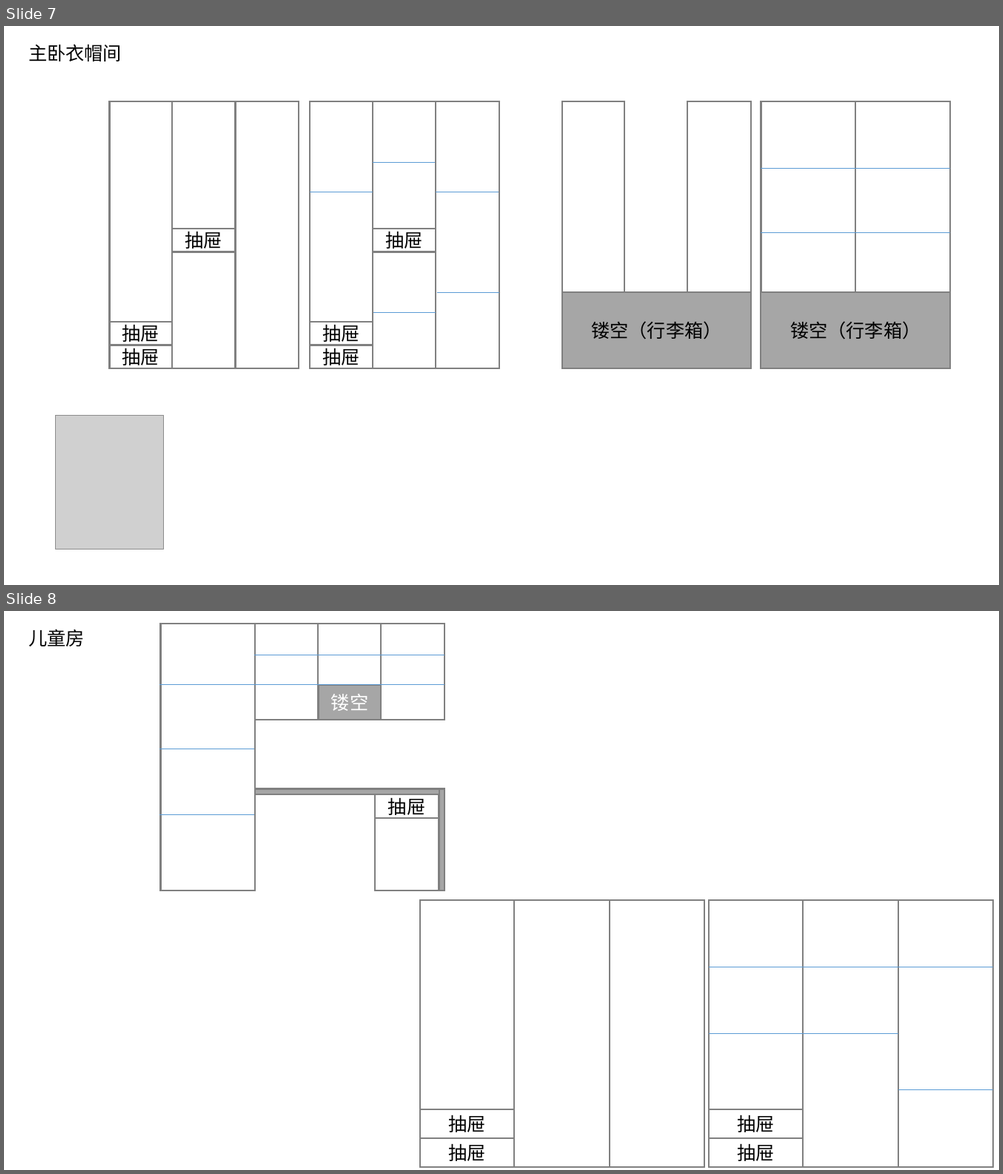
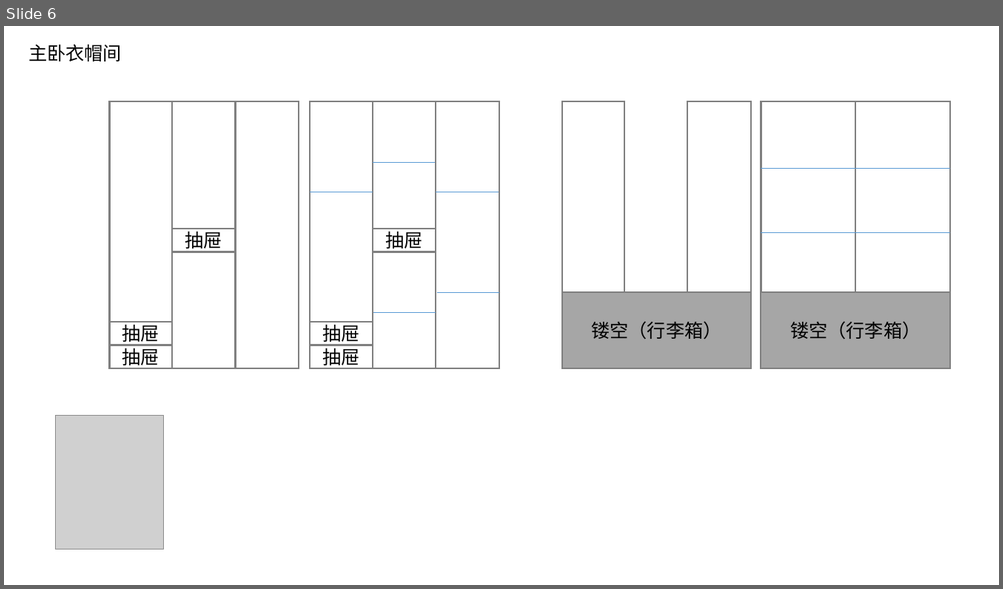
Before and after one commit to lxy0922/Zhuangxiu, a slide deck: 户型规划.pptx. Shown one above the other, each under a label of ours: slides 7 and 8 before the commit, slide 6 after it. The pictures are 1003x1174 and 1003x589 pixels, drawn with LibreOffice and Linux fonts; fonts in the diff are those of the drawing; grey boxes stand for pictures. Boxes give left, top, right and bottom in pixels: in the first picture for what was removed or moved away, otherwise in the second. Text is boxed around its words. In the diff, an @@ line names an element or a change of style, - is before the commit and + after.

```diff
--- a/户型规划.pptx
+++ b/户型规划.pptx
@@ slide 8 removed at (4,611,999,1170), background #FFFFFF @@
@@ text removed at (28,629,85,647) @@
-儿童房
@@ rectangle removed at (161,624,255,891) @@
@@ rectangle removed at (255,624,318,720) @@
@@ rectangle removed at (317,624,381,720) @@
@@ rectangle removed at (381,624,444,720) @@
@@ line removed from (254, 655) to (444, 655) @@
@@ line removed from (160, 685) to (444, 685) @@
@@ rectangle removed at (318,685,381,720) @@
-镂空
@@ line removed from (159, 749) to (254, 749) @@
@@ rectangle removed at (254,789,444,795) @@
@@ rectangle removed at (375,795,438,891) @@
@@ rectangle removed at (375,795,438,818) @@
-抽屉
@@ rectangle removed at (439,789,444,891) @@
@@ line removed from (159, 815) to (254, 815) @@
@@ rectangle removed at (421,900,515,1167) @@
@@ rectangle removed at (515,900,609,1167) @@
@@ rectangle removed at (609,900,704,1167) @@
@@ rectangle removed at (709,900,803,1167) @@
@@ rectangle removed at (803,900,898,1167) @@
@@ rectangle removed at (898,900,993,1167) @@
@@ line removed from (709, 967) to (993, 967) @@
@@ line removed from (709, 1034) to (898, 1034) @@
@@ line removed from (898, 1090) to (993, 1090) @@
@@ rectangle removed at (421,1111,515,1139) @@
-抽屉
@@ rectangle removed at (709,1111,803,1139) @@
-抽屉
@@ rectangle removed at (421,1139,515,1167) @@
-抽屉
@@ rectangle removed at (709,1139,803,1167) @@
-抽屉
@@ what was slide 7 is now slide 6 @@
```
Also in this commit, not shown: 3 slides changed, 5 slides added, 3 other slides removed, 2 other files.
